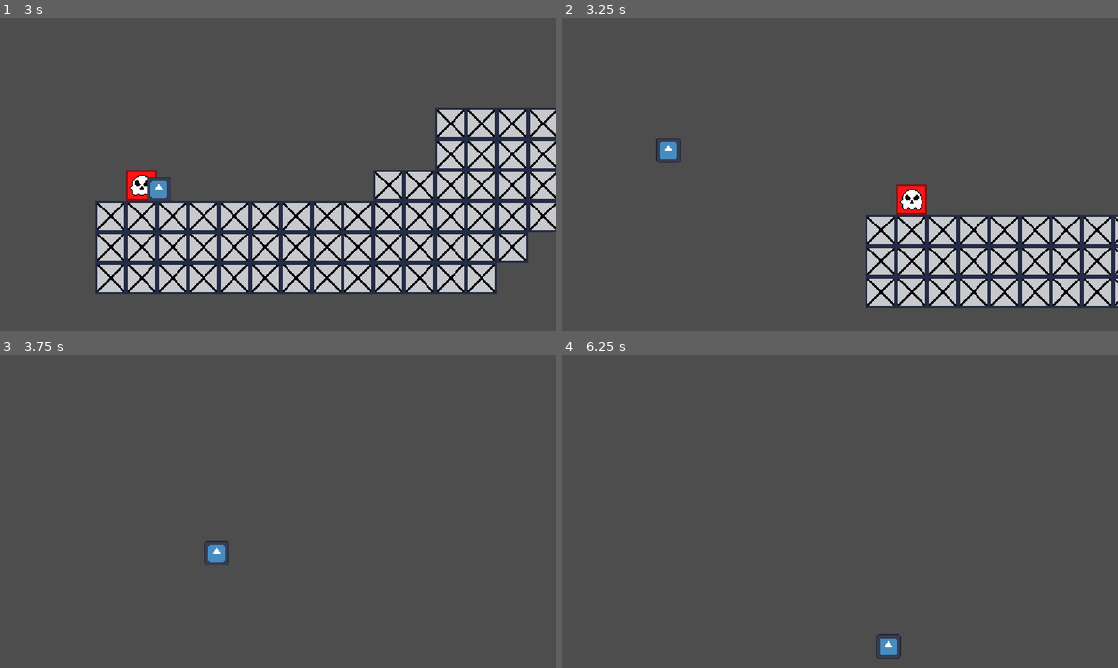
Above: before the commit, frames 1-4 (two rows, left to right).
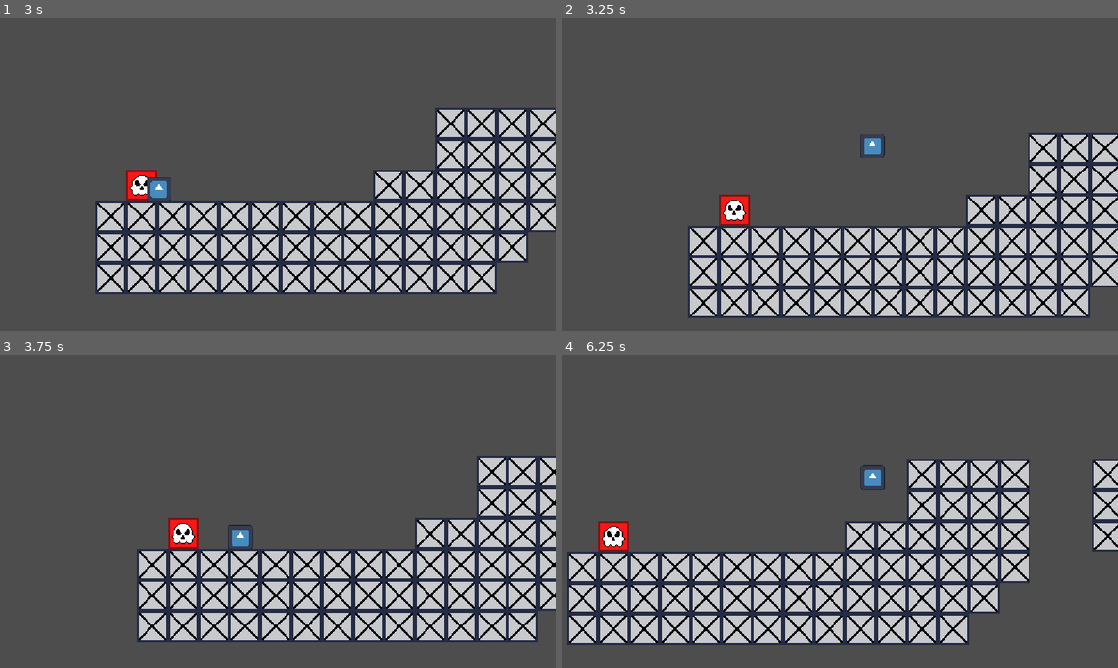
Above: after the commit, the same moments.

Repository: manninga-tech/Alex-M-Vinayak-A-Game-Project
Game: Godot game, scene res://scene/game.tscn
The game is run twice, just before and just after one commit, with the same random seed, the same clock (stepped at 60 frames per second) and the same inputs. The engine's default icon, where the game draws it, is replaced by a stand-in: a white triangle on a blue panel in a dark square.
Inputs:
- Up to frame 1 (3 s): hold Right (Right) 0.53-2.03 s; tap Shift (dash) every 0.75 s from 0.6 to 2.85 s; tap W (Jump) at 0.77, 1.52 s; hold Left (Left) from 2.03 s (still down)
- Up to frame 2 (3.25 s): keep holding Left (Left); tap W (Jump) at 3.02 s
- Up to frame 3 (3.75 s): keep holding Left (Left); tap Shift (dash) at 3.6 s
- Up to frame 4 (6.25 s): tap W (Jump) at 3.77, 4.52, 6.02 s; release Left (Left) at 4.28 s; hold Right (Right) from 4.28 s (still down); tap Shift (dash) at 4.35, 5.1, 5.85 s

Frame 1 is identical in both runs. In frame 2, 26% of the frame differs, in the area x 16-100%, y 36-96%; in frame 3, 28%; in frame 4, 33%, in the area x 0-100%, y 33-98%.

Commit message:
Fixed obstacle not cancelling dash

Diff:
--- a/new-game-project/scripts/player.gd
+++ b/new-game-project/scripts/player.gd
@@ -1,6 +1,6 @@
 extends CharacterBody2D
 
-## NEED TO FIX DASH NOT KNOCKING BACK AFTER HITTING OBSTACLE
+
 
 const SPEED = 270.0
 const JUMP_VELOCITY = -400.0
@@ -32,7 +32,7 @@
 		direction = Input.get_axis("Left", "Right")
 
 func dash():
-	if (Input.is_action_just_pressed("dash") and can_dash and direction != 0):
+	if (Input.is_action_just_pressed("dash") and can_dash and direction != 0 and not damage):
 		is_dashing = true
 		can_dash = false
 		cooldown_dash.start()
@@ -56,7 +56,8 @@
 		return
 	damage_effect_duration.start()
 
-	velocity.y = JUMP_VELOCITY * 0.9
+	is_dashing = false
+	velocity.y = JUMP_VELOCITY * 1.2
 	velocity.x = direction * 500 * -1
 	gravity_modifier = 1.5
 
